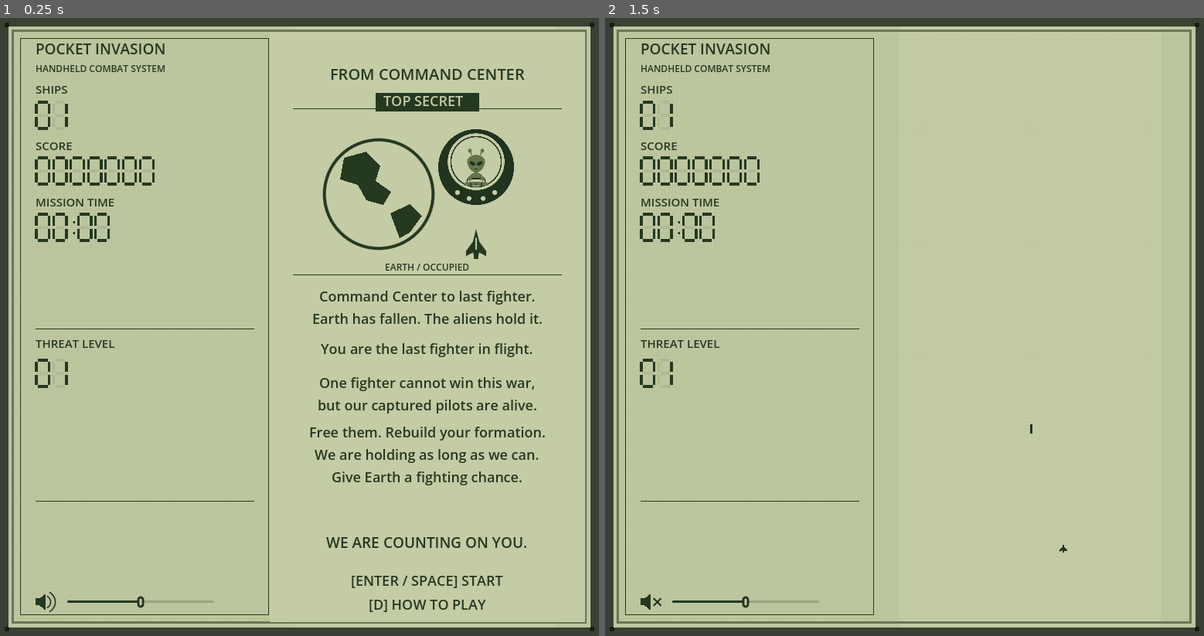
Above: before the commit, frames 1-2 (left to right).
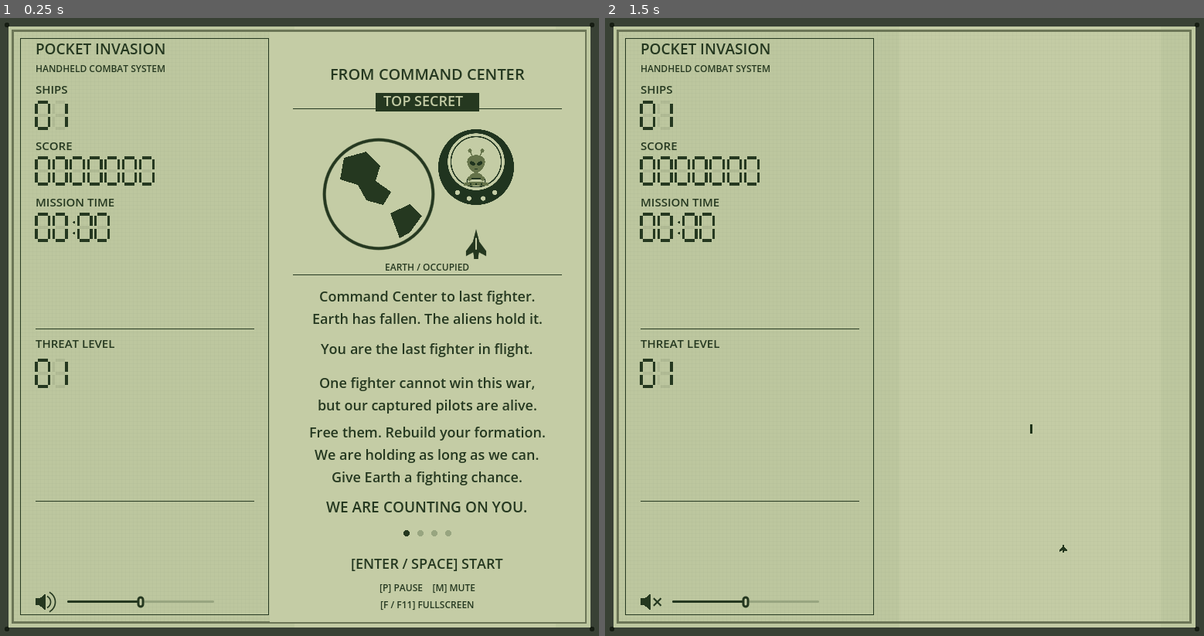
Above: after the commit, the same moments.

Repository: barmassimo/pocket-invasion
Game: Godot game, scene res://scenes/main.tscn
Two runs of this game, one before a commit and one after it. Both use one fixed random seed, a clock stepped at 60 frames per second and the inputs below.
Inputs (mouse positions are in pixels of both pictures, inside the frame that each line leads up to):
- Up to frame 1 (0.25 s): no input
- Up to frame 2 (1.5 s): click (652, 598) at 0.5 s; tap Enter at 1.25, 1.35 s; move the mouse to (1036, 296) at 1.27 s; hold D from 1.28 s (still down); click (1036, 296) at 1.42 s

The runs differ from the first frame. In frame 1, 1.2% of the frame differs, in the area x 54-88%, y 78-97%; in frame 2, nothing differs.

Commit message:
Unify briefing and manual into a four-page attract loop

Diff:
--- a/game/scripts/attract_demo.gd
+++ b/game/scripts/attract_demo.gd
@@ -17,7 +17,7 @@
 	font.font_weight = 700
 
 func set_playing(playing: bool) -> void:
-	if visible and playing:
+	if playing:
 		clock = 0.0
 	visible = not playing
 	set_process(not playing)
@@ -28,7 +28,7 @@
 	queue_redraw()
 
 func text_at(y: float, text: String, size: int = 16) -> void:
-	draw_string(font, Vector2(0, y), text, HORIZONTAL_ALIGNMENT_CENTER, 280, size, INK)
+	draw_string(font, Vector2(0, y), text, HORIZONTAL_ALIGNMENT_CENTER, 348, size, INK)
 
 func ship(at: Vector2) -> void:
 	draw_texture_rect(LcdIcons.SHIP, Rect2(at - Vector2(17, 23), Vector2(34, 46)), false, INK)
@@ -54,14 +54,16 @@
 	# Hold the result completely still for the last three seconds of each lesson.
 	var action: float = minf(time, 6.0)
 	text_at(0, "HOW TO PLAY", 20)
-	draw_line(Vector2(0, 48), Vector2(280, 48), INK)
-	text_at(80, ["01 / BUILD YOUR FLEET", "02 / EARN POINTS", "03 / WATCH YOUR HULL"][lesson], 16)
-	draw_rect(Rect2(10, 104, 260, 350), INK, false)
+	draw_line(Vector2(0, 48), Vector2(348, 48), INK)
+	text_at(80, ["02 / BUILD YOUR FLEET", "03 / EARN POINTS", "04 / WATCH YOUR HULL"][lesson], 16)
+	draw_rect(Rect2(10, 104, 328, 350), INK, false)
+	draw_set_transform(Vector2(34, 0))
 	if lesson < 2:
 		draw_shooting(action, lesson)
 	else:
 		draw_contact(action)
-	draw_line(Vector2(0, 480), Vector2(280, 480), INK)
+	draw_set_transform(Vector2.ZERO)
+	draw_line(Vector2(0, 480), Vector2(348, 480), INK)
 	if time >= 5.5:
 		var lines: Array = [
 			["BREAK THE EGG SHIP.", "TOUCH THE FREE FIGHTER", "TO REBUILD YOUR FLEET."],
@@ -72,11 +74,14 @@
 	else:
 		text_at(519, "WATCH AND LEARN", 16)
 		text_at(546, "FIRE IS AUTOMATIC" if lesson < 2 else "MOVE [W][A][S][D] / [ARROWS]", 14)
-	for i: int in range(3):
-		draw_circle(Vector2(122 + i * 18, 602), 4, INK if i == lesson else Color("98a580"))
+	for i: int in range(4):
+		draw_circle(Vector2(147 + i * 18, 602), 4, INK if i == lesson + 1 else Color("98a580"))
 	text_at(648, "[ENTER / SPACE] START", 18)
 	text_at(677, "[P] PAUSE    [M] MUTE", 12)
 	text_at(699, "[F / F11] FULLSCREEN", 12)
+
+func action_text(y: float, text: String, size: int = 16) -> void:
+	draw_string(font, Vector2(0, y), text, HORIZONTAL_ALIGNMENT_CENTER, 280, size, INK)
 
 func draw_shooting(time: float, kind: int) -> void:
 	var impact: Vector2 = Vector2(140, 213)
@@ -97,20 +102,21 @@
 		var y: float = lerpf(407, 233, approach)
 		if time >= 4.25 and time < 5.5:
 			var angle: float = (time - 4.25) * InvasionRules.PICKUP_SPIN_SPEED
-			draw_set_transform(Vector2(140, 213), angle)
+			draw_set_transform(Vector2(174, 213), angle)
 			ship(Vector2.ZERO)
-			draw_set_transform(Vector2.ZERO)
-			text_at(285, "MOVE TO COLLECT", 16)
+			# Restore the panel offset after drawing the rotating pickup.
+			draw_set_transform(Vector2(34, 0))
+			action_text(285, "MOVE TO COLLECT", 16)
 		var spread: float = smoothstep(5.5, 6.0, time)
 		ship(Vector2(140 - spread * 18, y))
 		if time >= 5.5:
 			ship(Vector2(140 + 18, y))
-			text_at(312, "+1 SHIP", 21)
+			action_text(312, "+1 SHIP", 21)
 	else:
 		ship(Vector2(140, 407))
 		if time >= 4.9:
-			text_at(312, "+50 POINTS", 21)
-	text_at(125, "SHIPS  %d" % (2 if kind == 0 and time >= 5.5 else 1), 14)
+			action_text(312, "+50 POINTS", 21)
+	action_text(125, "SHIPS  %d" % (2 if kind == 0 and time >= 5.5 else 1), 14)
 
 func draw_contact(time: float) -> void:
 	# Keep the reward label above the panel border, including the final hold.
@@ -125,5 +131,5 @@
 		explosion(Vector2(104 + dodge, 382), (time - 3.0) / 0.8)
 	ship(Vector2(140 + dodge, 382))
 	if time >= 4.4:
-		text_at(240, "1 SHIP LOST", 20)
-		text_at(271, "1 SHIP SURVIVES", 16)
+		action_text(240, "1 SHIP LOST", 20)
+		action_text(271, "1 SHIP SURVIVES", 16)
--- a/game/scripts/checks.gd
+++ b/game/scripts/checks.gd
@@ -204,10 +204,23 @@
 	# Accelerated simulation must not queue thousands of real-time audio voices.
 	game.sound.muted = true
 	game.set_physics_process(false)
-	check(game.lcd.demo.visible, "Silent demonstration appears on the ready screen")
-	game.lcd.demo.set_process(false)
-	game.lcd.demo._process(28.0)
-	check(is_equal_approx(game.lcd.demo.clock, 1.0) and game.squad.size() == Rules.START_SOLDIERS and game.targets.is_empty() and game.bullets.is_empty() and game.score == 0 and game.elapsed == 0.0, "Idle demonstration loops without changing gameplay state")
+	check(game.lcd.intro.visible and not game.lcd.demo.visible, "Ready cycle starts with the briefing")
+	control_key.keycode = KEY_D
+	game._unhandled_key_input(control_key)
+	check(game.lcd.intro.visible and game.lcd.attract_clock == 0.0, "D no longer skips the briefing")
+	game.lcd.set_process(false)
+	for page: int in range(3):
+		game.lcd._process(11.0 if page == 0 else 9.0)
+		check(game.lcd.demo.visible and not game.lcd.intro.visible and is_equal_approx(game.lcd.demo.clock, page * 9.0), "Cycle advances to manual page %d" % (page + 2))
+		control_key.keycode = KEY_ENTER
+		game._unhandled_key_input(control_key)
+		check(game.running and not game.lcd.demo.visible and not game.lcd.intro.visible, "Enter starts from manual page %d" % (page + 2))
+		game.reset_run(false)
+		game.lcd._process(11.0 + page * 9.0)
+	game.lcd._process(9.0)
+	check(game.lcd.intro.visible and not game.lcd.demo.visible and game.lcd.attract_clock == 0.0, "Four-page cycle returns to the briefing")
+	game.lcd._process(39.0)
+	check(is_equal_approx(game.lcd.attract_clock, 1.0) and game.squad.size() == Rules.START_SOLDIERS and game.targets.is_empty() and game.bullets.is_empty() and game.score == 0 and game.elapsed == 0.0, "Idle cycle loops without changing gameplay state")
 	game.reset_run(true, 123)
 	check(not game.lcd.demo.visible and not game.lcd.demo.is_processing() and game.lcd.demo.clock == 0.0, "Starting a run hides and resets the demonstration")
 	var demo_pause := InputEventKey.new()
@@ -227,7 +240,7 @@
 	game._physics_process(9.99)
 	check(not game.lcd.demo.visible and frozen_target.position == frozen_position and game.elapsed == frozen_elapsed, "Final course stays frozen before ten seconds")
 	game._physics_process(0.02)
-	check(game.lcd.demo.visible and game.lcd.demo.is_processing() and not game.message.visible and game.lcd.demo.clock == 0.0, "Demo starts from the beginning after the ten-second hold")
+	check(game.lcd.intro.visible and not game.lcd.demo.visible and game.lcd.is_processing() and not game.message.visible and game.lcd.attract_clock == 0.0, "Four-page cycle starts with the briefing after the ten-second hold")
 	game.reset_run(true, 123)
 	game.finish()
 	game._physics_process(2.0)
--- a/game/scripts/lcd_display.gd
+++ b/game/scripts/lcd_display.gd
@@ -14,6 +14,8 @@
 const DIGITS: Array[int] = [63, 6, 91, 79, 102, 109, 125, 7, 127, 111]
 var demo: AttractDemo
 var intro: StoryIntro
+var attract_clock: float = 0.0
+var attract_active: bool = false
 var soldiers: int = 4
 var score: int = 0
 var seconds: int = 0
@@ -27,7 +29,7 @@
 	lcd_font.font_names = PackedStringArray(["Consolas", "Courier New"])
 	lcd_font.font_weight = 700
 	demo = Demo.new() as AttractDemo
-	demo.position = Vector2(PLAYFIELD_CENTER_X - 140, 65)
+	demo.position = Vector2(379, 65)
 	add_child(demo)
 	intro = Intro.new() as StoryIntro
 	intro.position = Vector2(349, 18)
@@ -69,13 +71,23 @@
 	add_child(speaker_button)
 
 func set_playing(playing: bool) -> void:
-	intro.visible = false
-	demo.set_playing(playing)
+	attract_active = not playing
+	attract_clock = 0.0
+	demo.set_playing(true)
+	intro.animation_time = 0.0
+	intro.visible = not playing
+	set_process(not playing)
 	queue_redraw()
 
-func show_intro() -> void:
-	demo.set_playing(true)
-	intro.visible = true
+func _process(delta: float) -> void:
+	if not attract_active:
+		return
+	attract_clock = fposmod(attract_clock + delta, Intro.LOOP_SECONDS + Demo.LOOP_SECONDS)
+	intro.visible = attract_clock < Intro.LOOP_SECONDS
+	demo.visible = not intro.visible
+	if demo.visible:
+		demo.clock = attract_clock - Intro.LOOP_SECONDS
+		demo.queue_redraw()
 	queue_redraw()
 
 func update_status(count: int, points: int, time: float) -> void:
--- a/game/scripts/main.gd
+++ b/game/scripts/main.gd
@@ -52,7 +52,6 @@
 	build_world()
 	build_ui()
 	reset_run(false)
-	lcd.show_intro()
 	print("USER_DATA_DIR=", OS.get_user_data_dir())
 
 func mat(color: Color, glow: bool = false) -> StandardMaterial3D:
@@ -256,8 +255,6 @@
 		var mode: DisplayServer.WindowMode = DisplayServer.window_get_mode()
 		if mode == DisplayServer.WINDOW_MODE_FULLSCREEN or mode == DisplayServer.WINDOW_MODE_EXCLUSIVE_FULLSCREEN:
 			DisplayServer.window_set_mode(DisplayServer.WINDOW_MODE_WINDOWED)
-	elif event.keycode == KEY_D and not started:
-		lcd.set_playing(false)
 	elif event.keycode == KEY_M:
 		toggle_sound_mute()
 	elif event.keycode == KEY_F11 or event.keycode == KEY_F:
--- a/game/scripts/story_intro.gd
+++ b/game/scripts/story_intro.gd
@@ -19,9 +19,7 @@
 	paragraph(415, "You are the last fighter in flight.", 18)
 	paragraph(459, "One fighter cannot win this war,\nbut our captured pilots are alive.", 18)
 	paragraph(523, "Free them. Rebuild your formation.\nWe are holding as long as we can.\nGive Earth a fighting chance.", 18)
-	paragraph(666, "WE ARE COUNTING ON YOU.", 19)
-	paragraph(715, "[ENTER / SPACE] START", 18)
-	paragraph(746, "[D] HOW TO PLAY", 18)
+	paragraph(620, "WE ARE COUNTING ON YOU.", 19)
 
 func _process(delta: float) -> void:
 	if not is_visible_in_tree():
@@ -58,6 +56,11 @@
 		Vector2(181, 260), Vector2(168, 267)]), INK)
 	draw_capture_sequence()
 	draw_line(Vector2(30, 315), Vector2(378, 315), INK)
+	for i: int in range(4):
+		draw_circle(Vector2(177 + i * 18, 649), 4, INK if i == 0 else Color("98a580"))
+	draw_string(font, Vector2(30, 695), "[ENTER / SPACE] START", HORIZONTAL_ALIGNMENT_CENTER, 348, 18, INK)
+	draw_string(font, Vector2(30, 724), "[P] PAUSE    [M] MUTE", HORIZONTAL_ALIGNMENT_CENTER, 348, 12, INK)
+	draw_string(font, Vector2(30, 746), "[F / F11] FULLSCREEN", HORIZONTAL_ALIGNMENT_CENTER, 348, 12, INK)
 
 func draw_capture_sequence() -> void:
 	var t: float = animation_time - START_DELAY
